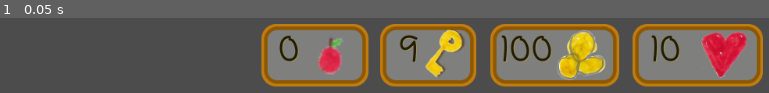
Above: before the commit, frame 1.
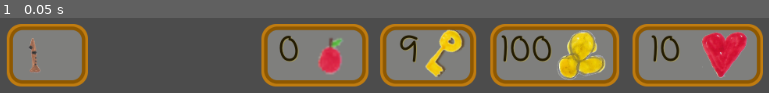
Above: after the commit, the same moment.

Repository: skadge/godot-adventures
Game: Godot game, scene res://Interface.tscn
The game is run twice, just before and just after one commit, with the same random seed, the same clock (stepped at 60 frames per second) and the same inputs. This scene is started directly instead of the project's main scene. Sound files missing from this copy of the repository are replaced by a short silence.
Inputs:
- Up to frame 1 (0.05 s): no input

The runs differ from the first frame. In frame 1, 8.5% of the frame differs, in the area x 0-12%, y 8-92%.

Commit message:
Play flute when button pressed in interface

Diff:
--- a/2d_motion.gd
+++ b/2d_motion.gd
@@ -56,6 +56,20 @@
 func _process(delta):
     if modulate.a == 0:
         hide()
+
+func play_flute():
+
+    $Sprite.animation = "play_flute"
+
+    active = false
+
+    var prev_stream = $SoundEffects.stream
+    $SoundEffects.stream = load("res://res/sounds/flute_theme.ogg")
+    $SoundEffects.play()
+    yield($SoundEffects, "finished")
+    $SoundEffects.stream = prev_stream
+
+    active = true
 
 
 func attack():
@@ -153,11 +167,8 @@
         $Sprite.frame = 1 # the second frame always correspond to the 'neutral' pose
         return
 
+
     moving = true
-    $Sprite.play()
-    if not $SoundEffects.playing:
-        $SoundEffects.play()
-
 
     if velocity.x > 0:
         $Sprite.animation = "walking_right"
@@ -172,6 +183,12 @@
         $Sprite.animation = "walking_face"
         $Sprite/SwordTargetAxis.rotation = PI
 
+    $Sprite.play()
+    if not $SoundEffects.playing:
+        $SoundEffects.play()
+
+
+
     velocity = move_and_slide(velocity)
 
 
--- a/Interface.tscn
+++ b/Interface.tscn
@@ -18,6 +18,7 @@
 [ext_resource path="res://res/interface/up_arrow_pressed.svg" type="Texture" id=16]
 [ext_resource path="res://res/interface/left_arrow_pressed.svg" type="Texture" id=17]
 [ext_resource path="res://res/interface/right_arrow.svg" type="Texture" id=18]
+[ext_resource path="res://res/props/flute.png" type="Texture" id=19]
 
 [sub_resource type="Animation" id=1]
 resource_name = "DisplayMainMsg"
@@ -156,6 +157,15 @@
 icon = ExtResource( 5 )
 flat = true
 
+[node name="FluteButton" type="TextureButton" parent="Inventory/HBox"]
+margin_left = 96.0
+margin_right = 136.0
+margin_bottom = 70.0
+rect_min_size = Vector2( 40, 0 )
+texture_normal = ExtResource( 19 )
+expand = true
+stretch_mode = 3
+
 [node name="MainMsg" type="NinePatchRect" parent="."]
 anchor_left = 0.5
 anchor_top = 0.5
@@ -260,3 +270,4 @@
 [connection signal="pressed" from="SwordPanel/SwordButton" to="." method="_on_SwordButton_pressed"]
 [connection signal="pressed" from="Inventory/HBox/HotAirBalloonButton" to="." method="_on_HotAirBalloonButton_pressed"]
 [connection signal="pressed" from="Inventory/HBox/PlayerButton" to="." method="_on_PlayerButton_pressed"]
+[connection signal="pressed" from="Inventory/HBox/FluteButton" to="." method="_on_FluteButton_pressed"]
--- a/Player.tscn
+++ b/Player.tscn
@@ -6,6 +6,7 @@
 [ext_resource path="res://res/characters/sword_target.svg" type="Texture" id=4]
 [ext_resource path="res://res/props/sword_icon.png" type="Texture" id=5]
 [ext_resource path="res://res/sounds/sword_hit.ogg" type="AudioStream" id=6]
+[ext_resource path="res://res/characters/character_playing_flute.png" type="Texture" id=7]
 
 [sub_resource type="AtlasTexture" id=1]
 flags = 4
@@ -88,6 +89,11 @@
 "loop": true,
 "name": "walking_back",
 "speed": 5.0
+}, {
+"frames": [ ExtResource( 7 ) ],
+"loop": true,
+"name": "play_flute",
+"speed": 5.0
 } ]
 
 [sub_resource type="CircleShape2D" id=14]
@@ -101,7 +107,7 @@
 position = Vector2( -2.04448, -49.0246 )
 scale = Vector2( 0.5, 0.5 )
 frames = SubResource( 13 )
-animation = "walking_right"
+animation = "play_flute"
 offset = Vector2( 0, 64 )
 
 [node name="SwordTargetAxis" type="Node2D" parent="Sprite"]
--- a/res/interface/Interface.gd
+++ b/res/interface/Interface.gd
@@ -49,6 +49,7 @@
 
     #_on_HotAirBalloonAvailable()
     #_on_SwordAvailable()
+    _on_FluteAvailable()
 
 
 func resize_inventory_bg():
@@ -82,6 +83,14 @@
 
     $SwordPanel.show()
 
+func _on_FluteAvailable():
+
+    if not $Inventory.visible:
+        $Inventory.show()
+
+    $Inventory/HBox/FluteButton.show()
+
+    resize_inventory_bg()
 
 func _on_PlayerButton_pressed():
     $Inventory/HBox/PlayerButton.hide()
@@ -116,3 +125,9 @@
         $MainMsg/Label.bbcode_text = msg
         $AnimationPlayer.playback_speed = 1.0/display_duration
         $AnimationPlayer.play("DisplayMainMsg")
+
+
+
+
+func _on_FluteButton_pressed():
+    player.play_flute()
Not shown: 1 places in Interface.tscn that only renumber resources
Not shown: 1 places in Player.tscn that only renumber resources
Binary file added: res/characters/character_playing_flute.png
Not shown, added: res/characters/character_playing_flute.png.import
Not shown, changed: res/sounds/flute_theme.ogg.import
